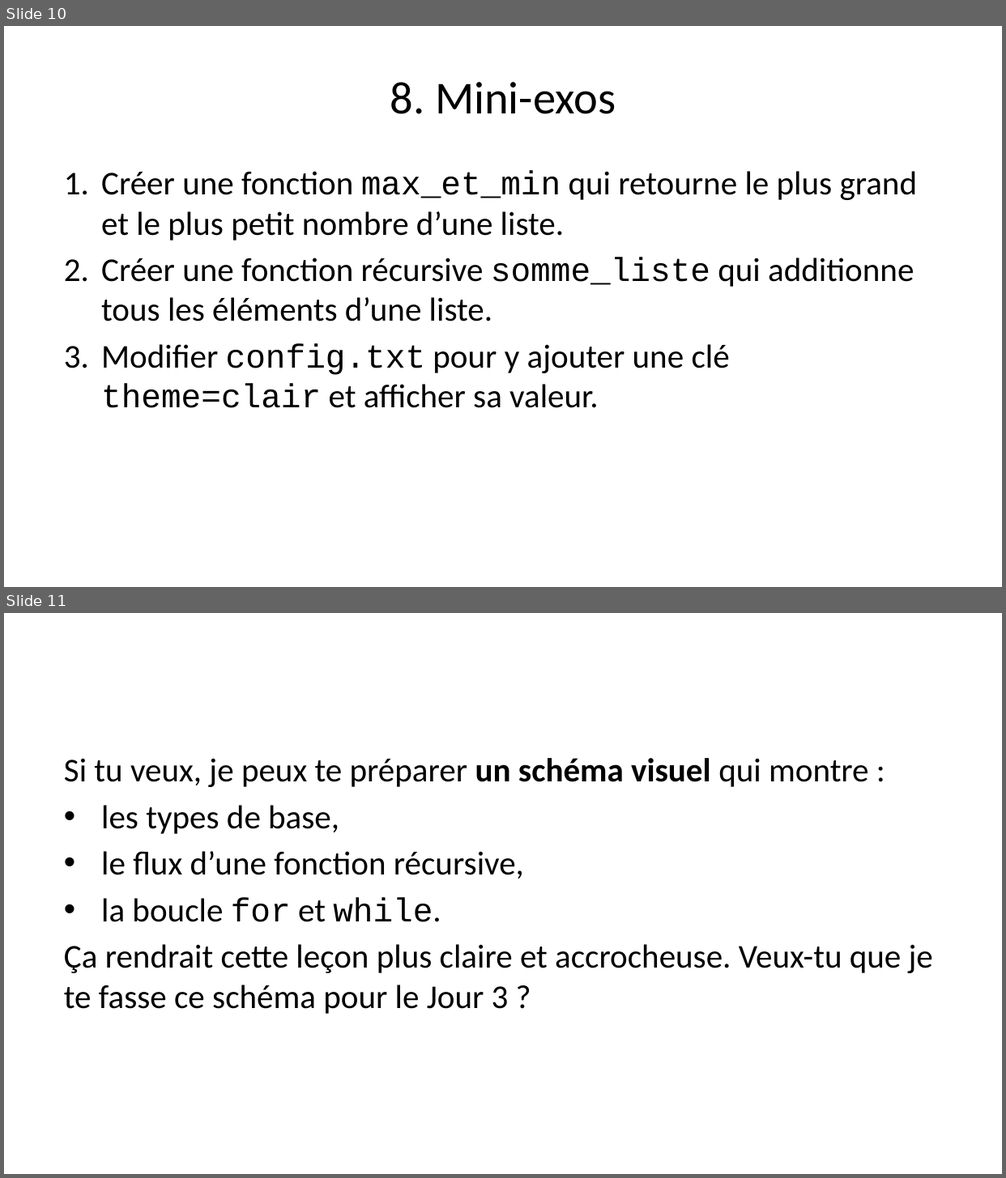
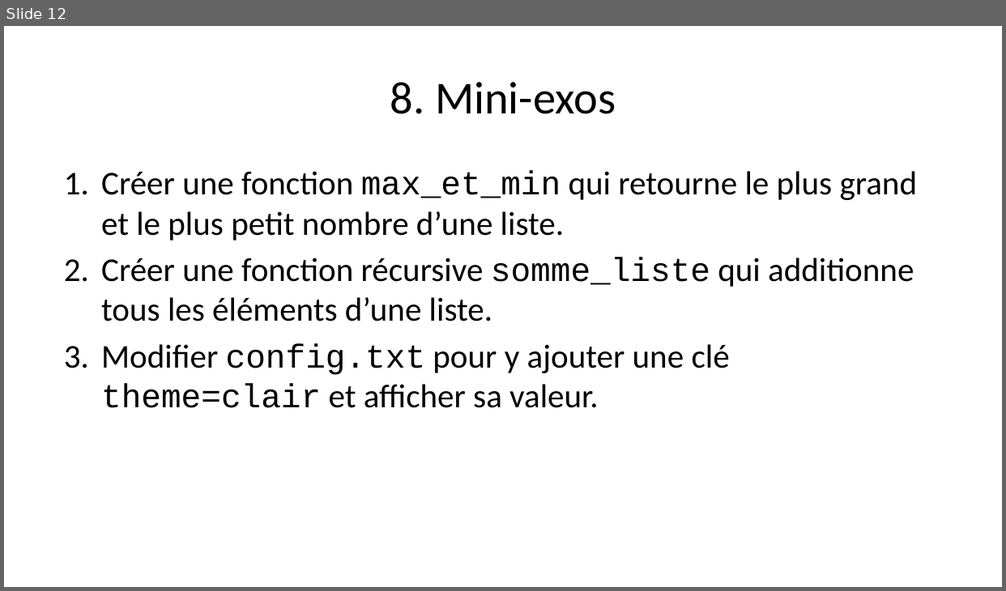
Before and after one commit to PierreKoerber/PythonWorkshop, a slide deck: jour03/presentation.pptx. Shown one above the other, each under a label of ours: slides 10 and 11 before the commit, slide 12 after it. The pictures are 1006x1178 and 1006x591 pixels, drawn with LibreOffice and Linux fonts; fonts in the diff are those of the drawing. Boxes give left, top, right and bottom in pixels: in the first picture for what was removed or moved away, otherwise in the second. Text is boxed around its words. In the diff, an @@ line names an element or a change of style, - is before the commit and + after.

```diff
--- a/jour03/presentation.pptx
+++ b/jour03/presentation.pptx
@@ slide 11 removed at (4,613,1002,1174), background #FFFFFF @@
@@ text removed at (64,758,933,1014) @@
-Si tu veux, je peux te préparer un schéma visuel qui montre :
-• les types de base,
-• le flux d’une fonction récursive,
-• la boucle for et while.
-Ça rendrait cette leçon plus claire et accrocheuse. Veux-tu que je te fasse ce schéma pour le Jour 3 ?
@@ what was slide 10 is now slide 12 @@
```
Also in this commit, not shown: 4 slides changed, 2 slides added, 4 other files.
